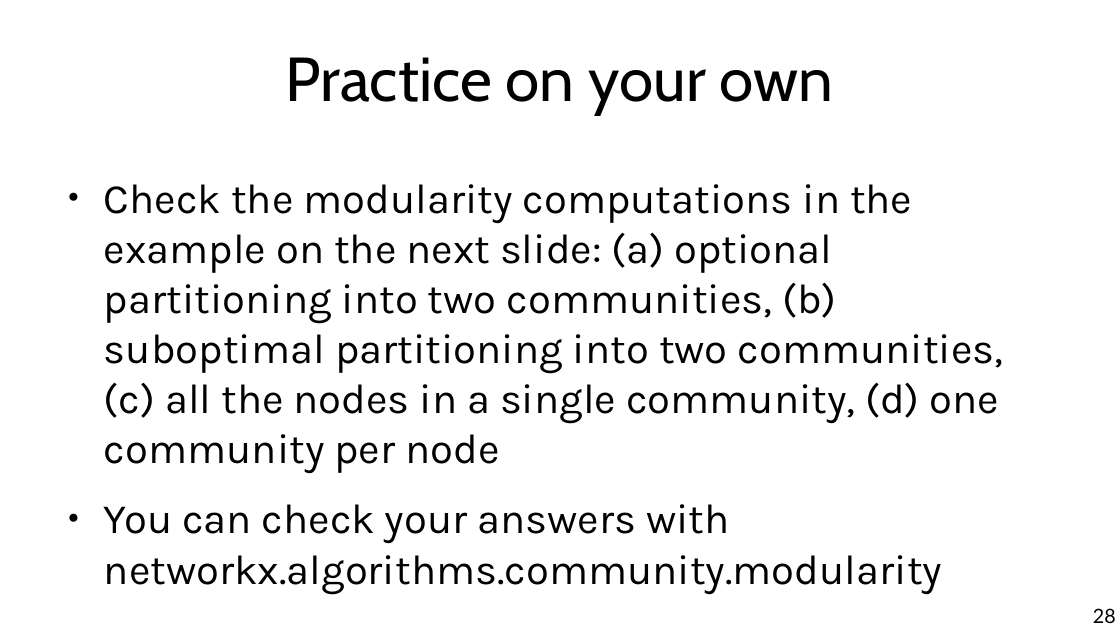
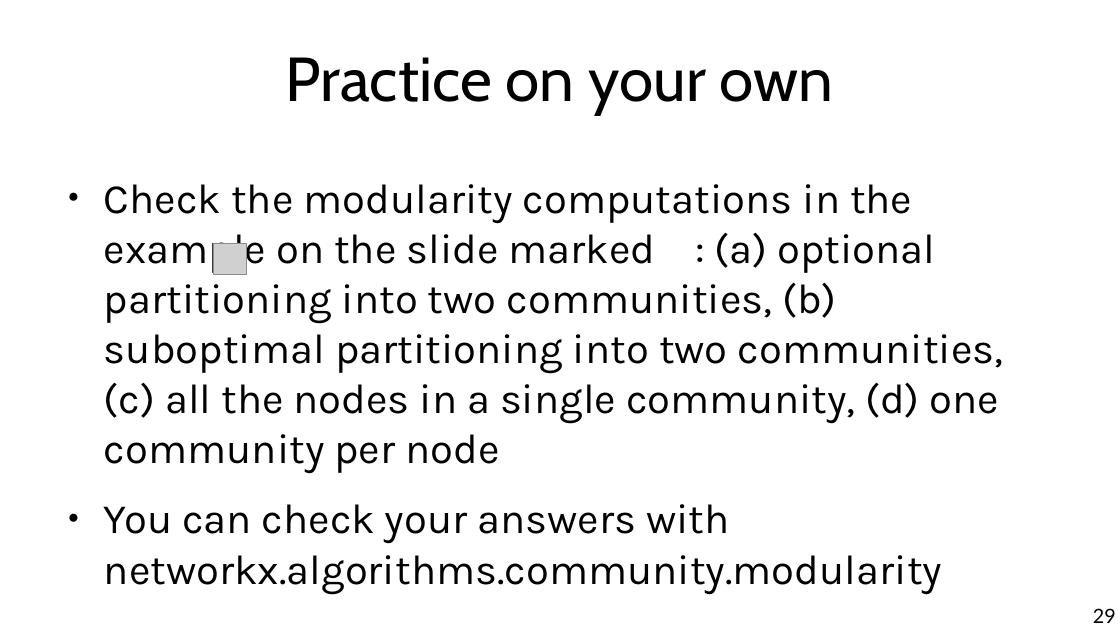
Before and after one commit to chatox/networks-science-course, a slide deck: slide 29 of theory/odp/tt21-finding_communities.odp (slide 28 before the commit). Drawn at 1120x630 pixels with LibreOffice and Linux fonts; fonts in the diff are those of the drawing; grey boxes stand for pictures. Boxes give left, top, right and bottom in pixels: in the first picture for what was removed or moved away, otherwise in the second. Text is boxed around its words. In the diff, an @@ line names an element or a change of style, - is before the commit and + after.

Commit message:
Modularity slides

```diff
--- a/theory/odp/tt21-finding_communities.odp
+++ b/theory/odp/tt21-finding_communities.odp
@@ text at [104, 184, 1004, 474]: text changed @@
-● Check the modularity computations in the example on the next slide: (a) optional partitioning into two communities, (b) suboptimal partitioning into two communities, (c) all the nodes in a single community, (d) one community per node
+● Check the modularity computations in the example on the slide marked : (a) optional partitioning into two communities, (b) suboptimal partitioning into two communities, (c) all the nodes in a single community, (d) one community per node
@@ picture added at [213, 243, 246, 274] @@
@@ page number at [1093, 608, 1116, 623]: text changed @@
-28
+29
```
Also in this commit, not shown: 3 other slides changed, 2 other files.
